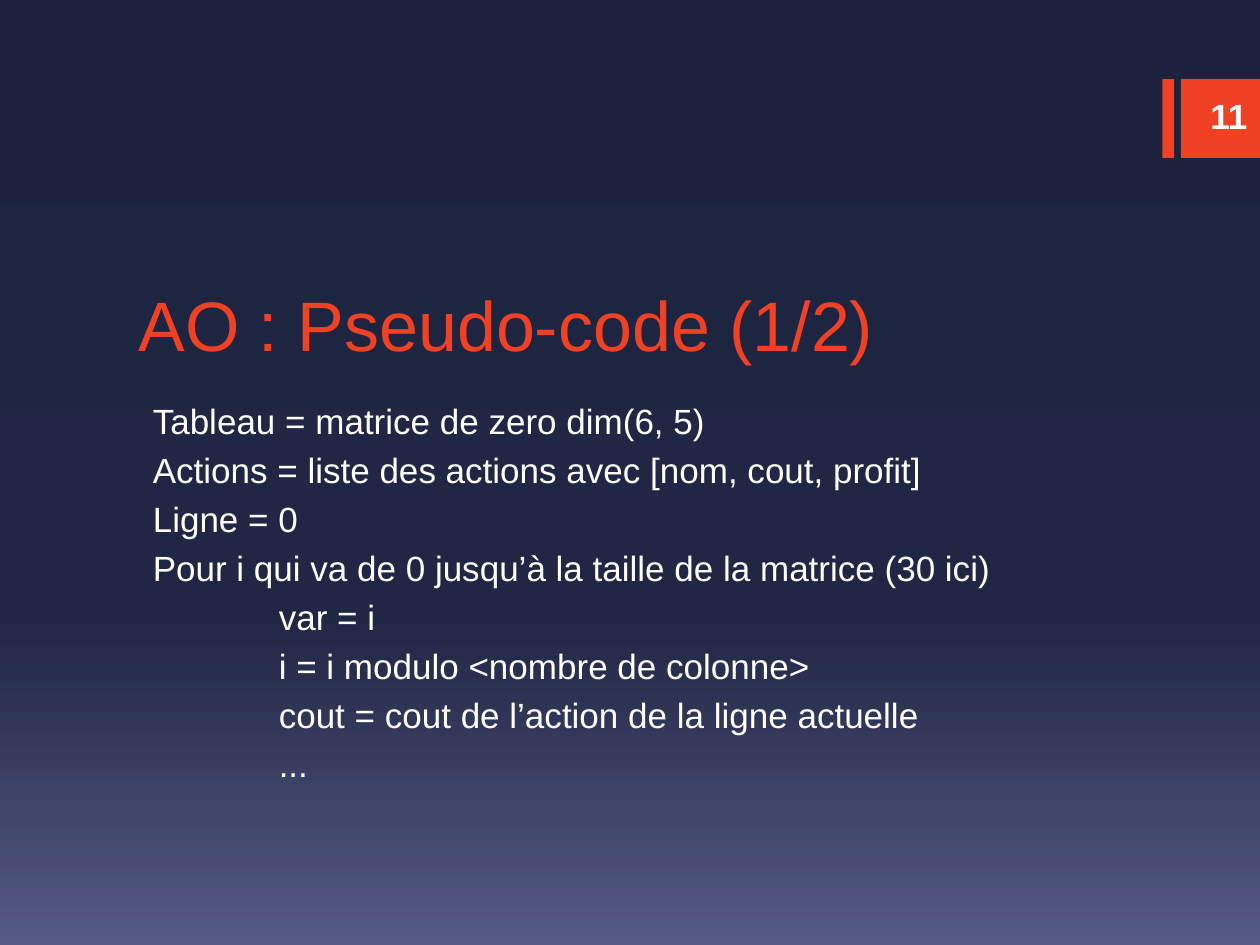
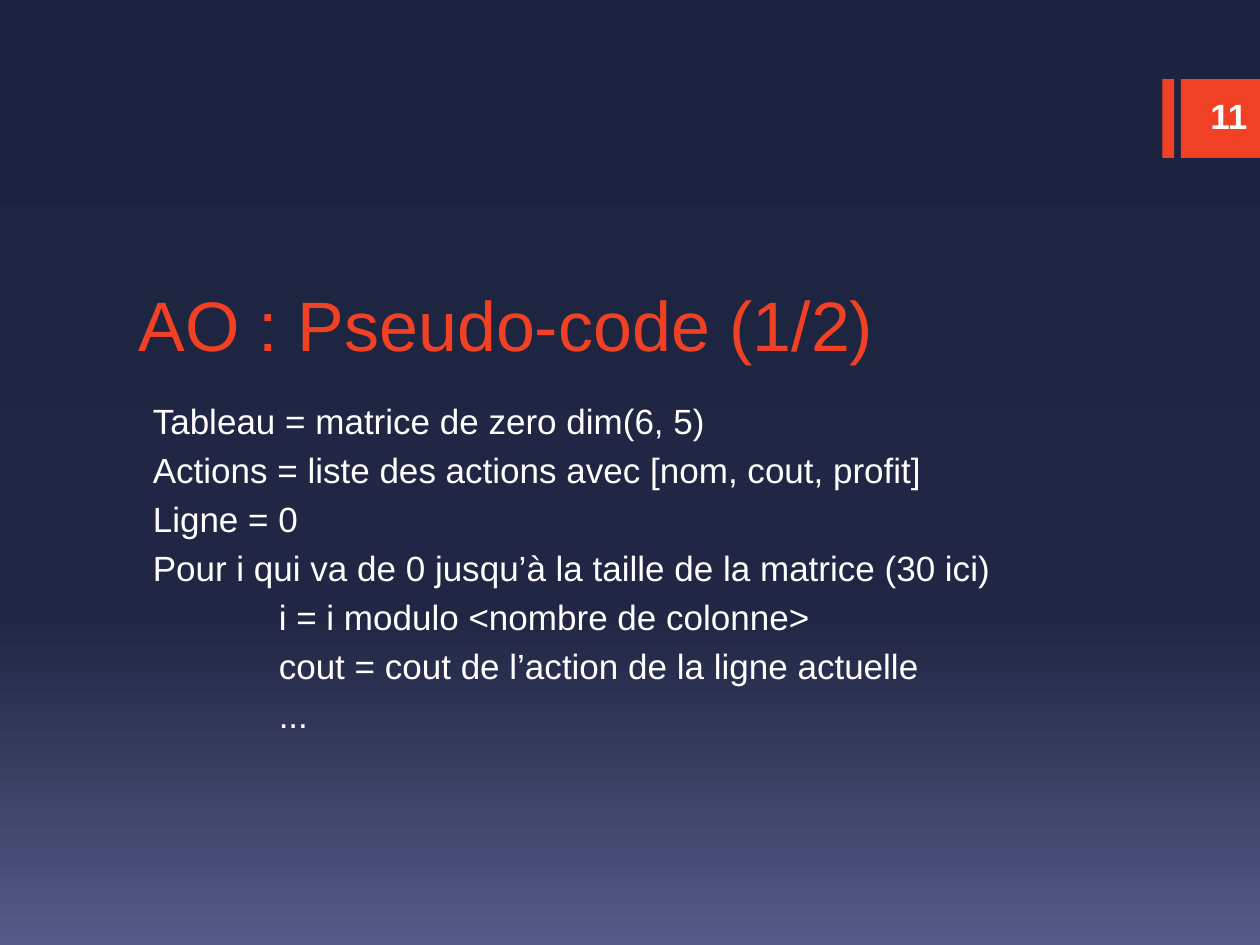
Before and after one commit to Emericdefay/OCR_P7, a slide deck: slide 11 of Diaporama/diaporama.pptx. Drawn at 1260x945 pixels with LibreOffice and Linux fonts; fonts in the diff are those of the drawing. Boxes give left, top, right and bottom in pixels: in the first picture for what was removed or moved away, otherwise in the second. Text is boxed around its words. In the diff, an @@ line names an element or a change of style, - is before the commit and + after.

```diff
--- a/Diaporama/diaporama.pptx
+++ b/Diaporama/diaporama.pptx
@@ text at (279,604,375,631): paragraph removed @@
-var = i
```
Also in this commit, not shown: 2 other slides changed.
